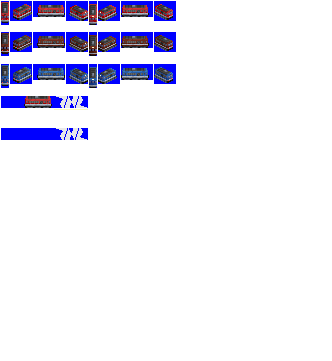
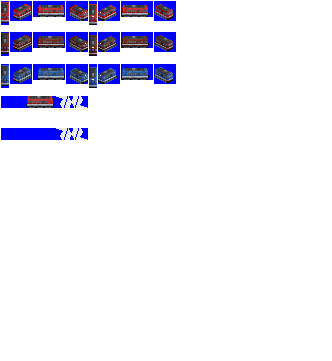
The second w=332, h=361 image is a revision of the first. Changes to its layers:
painted on "df50" over [24, 96, 54, 108]
